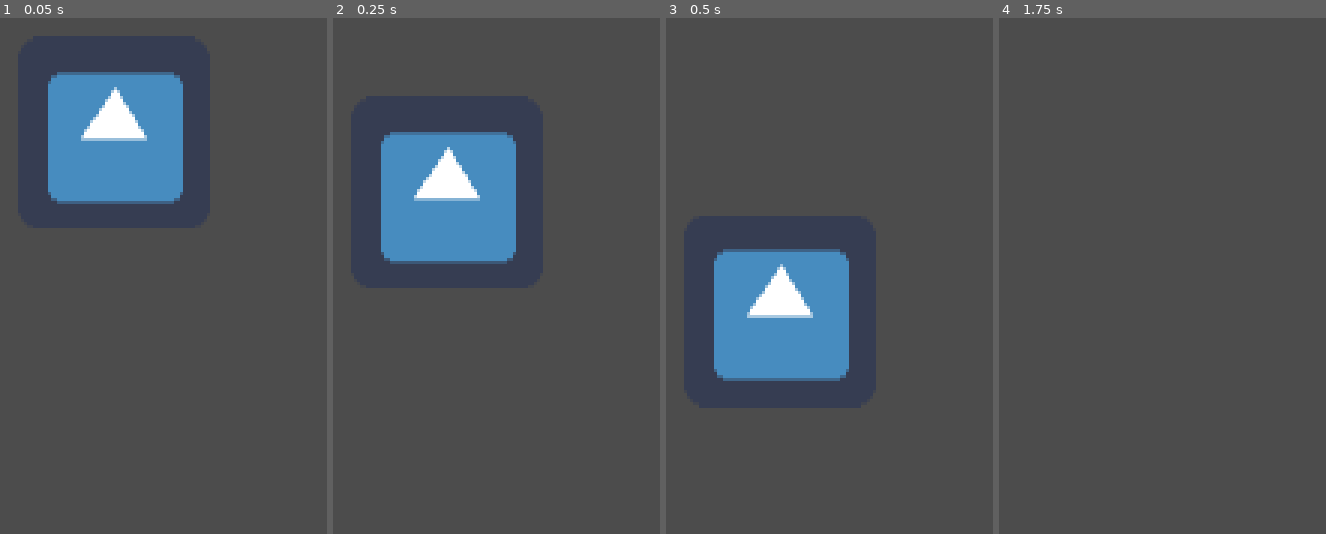
Above: before the commit, frames 1-4 (left to right).
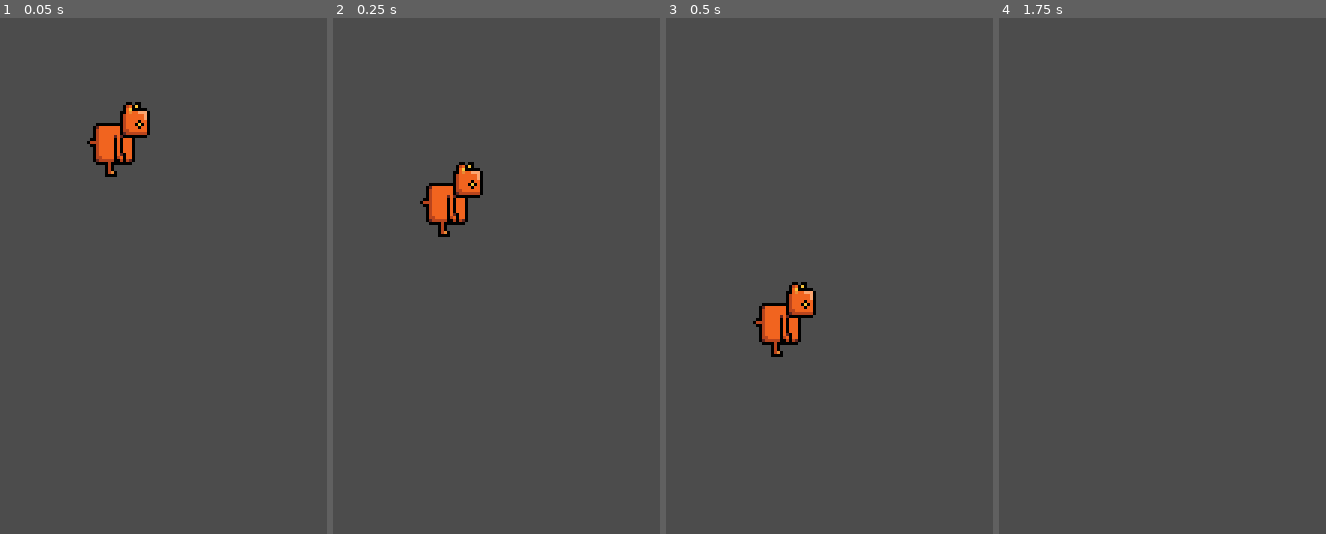
Above: after the commit, the same moments.

Repository: King3060/Game-Jam-Summer-2022
Game: Godot game, scene res://scenes/player/player.tscn
The game is run twice, just before and just after one commit, with the same random seed, the same clock (stepped at 60 frames per second) and the same inputs. This scene is started directly instead of the project's main scene. The engine's default icon, where the game draws it, is replaced by a stand-in: a white triangle on a blue panel in a dark square.
Inputs:
- Up to frame 1 (0.05 s): no input
- Up to frame 2 (0.25 s): no input
- Up to frame 3 (0.5 s): no input
- Up to frame 4 (1.75 s): hold D (move_right) from 0.53 s (still down); tap W (move_up) at 0.77, 1.52 s

The runs differ from the first frame. In frame 1, 10% of the frame differs, in the area x 14-56%, y 10-37%; in frame 2, 10%; in frame 3, 10%; in frame 4, nothing differs.

Commit message:
uploaded sprites

Diff:
--- a/project.godot
+++ b/project.godot
@@ -31,6 +31,30 @@
 window/stretch/mode="viewport"
 window/stretch/aspect="keep"
 
+[importer_defaults]
+
+texture={
+"compress/bptc_ldr": 0,
+"compress/hdr_mode": 0,
+"compress/lossy_quality": 0.7,
+"compress/mode": 0,
+"compress/normal_map": 0,
+"detect_3d": false,
+"flags/anisotropic": false,
+"flags/filter": false,
+"flags/mipmaps": false,
+"flags/repeat": 0,
+"flags/srgb": 2,
+"process/HDR_as_SRGB": false,
+"process/fix_alpha_border": true,
+"process/invert_color": false,
+"process/normal_map_invert_y": false,
+"process/premult_alpha": false,
+"size_limit": 0,
+"stream": false,
+"svg/scale": 1.0
+}
+
 [input]
 
 move_left={
--- a/scenes/player/player.tscn
+++ b/scenes/player/player.tscn
@@ -1,28 +1,53 @@
-[gd_scene load_steps=5 format=2]
+[gd_scene load_steps=11 format=2]
 
-[ext_resource path="res://icon.png" type="Texture" id=1]
+[ext_resource path="res://scenes/player/torsos/00_square.png" type="Texture" id=1]
 [ext_resource path="res://scenes/player/player.gd" type="Script" id=2]
+[ext_resource path="res://scenes/player/ears/00_small.png" type="Texture" id=3]
+[ext_resource path="res://scenes/player/legs/00_human.png" type="Texture" id=4]
+[ext_resource path="res://scenes/player/arms/00_human.png" type="Texture" id=5]
+[ext_resource path="res://scenes/player/horns/00_small.png" type="Texture" id=6]
+[ext_resource path="res://scenes/player/heads/00_square.png" type="Texture" id=7]
+[ext_resource path="res://scenes/player/eyes/00_small.png" type="Texture" id=8]
+[ext_resource path="res://scenes/player/tails/00_small.png" type="Texture" id=9]
 
-[sub_resource type="SpriteFrames" id=1]
-animations = [ {
-"frames": [ ExtResource( 1 ) ],
-"loop": true,
-"name": "default",
-"speed": 5.0
-} ]
-
-[sub_resource type="RectangleShape2D" id=2]
-extents = Vector2( 32, 32 )
+[sub_resource type="CircleShape2D" id=1]
+radius = 6.08276
 
 [node name="Player" type="KinematicBody2D"]
 script = ExtResource( 2 )
 
-[node name="AnimatedSprite" type="AnimatedSprite" parent="."]
-frames = SubResource( 1 )
+[node name="Sprites" type="Node2D" parent="."]
+position = Vector2( 0, -15 )
+
+[node name="Torso" type="Sprite" parent="Sprites"]
+texture = ExtResource( 1 )
+
+[node name="Tail" type="Sprite" parent="Sprites"]
+texture = ExtResource( 9 )
+
+[node name="Leg" type="Sprite" parent="Sprites"]
+texture = ExtResource( 4 )
+
+[node name="Arm" type="Sprite" parent="Sprites"]
+texture = ExtResource( 5 )
+
+[node name="Head" type="Sprite" parent="Sprites"]
+texture = ExtResource( 7 )
+
+[node name="Eye" type="Sprite" parent="Sprites"]
+texture = ExtResource( 8 )
+
+[node name="Horn" type="Sprite" parent="Sprites"]
+texture = ExtResource( 6 )
+
+[node name="Ear" type="Sprite" parent="Sprites"]
+texture = ExtResource( 3 )
 
 [node name="CollisionShape2D" type="CollisionShape2D" parent="."]
-shape = SubResource( 2 )
+position = Vector2( 0, -11 )
+shape = SubResource( 1 )
 
 [node name="Camera2D" type="Camera2D" parent="."]
+position = Vector2( 0, -15 )
 current = true
 smoothing_enabled = true
Binary file added: .aseprite/player.aseprite
Binary file added: scenes/player/arms/00_human.png
Not shown, added: scenes/player/arms/00_human.png.import
Binary file added: scenes/player/arms/01_backwards.png
Not shown, added: scenes/player/arms/01_backwards.png.import
Binary file added: scenes/player/arms/02_wings.png
Not shown, added: scenes/player/arms/02_wings.png.import
Binary file added: scenes/player/ears/00_small.png
Not shown, added: scenes/player/ears/00_small.png.import
Binary file added: scenes/player/ears/01_medium.png
Not shown, added: scenes/player/ears/01_medium.png.import
Binary file added: scenes/player/ears/02_large.png
(and 37 more such lines)
